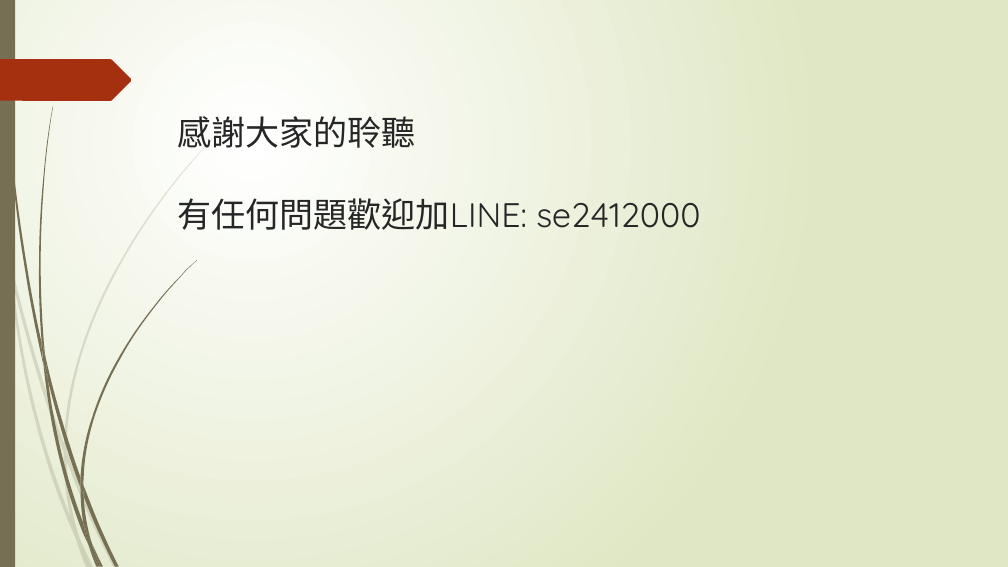
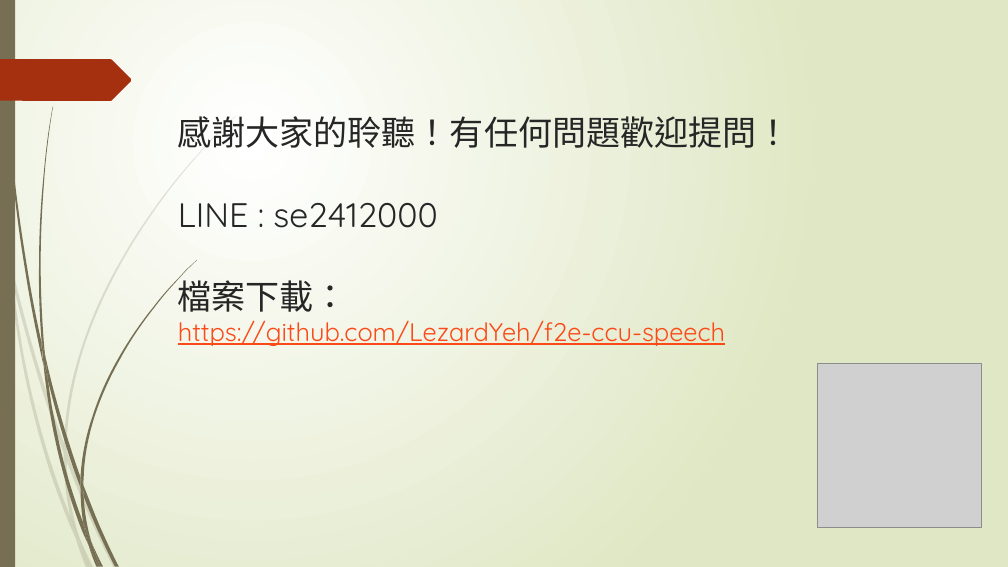
Before and after one commit to LezardYeh/f2e-ccu-speech, a slide deck: slide 41 of f2e.pptx. Drawn at 1008x567 pixels with LibreOffice and Linux fonts; fonts in the diff are those of the drawing; grey boxes stand for pictures. Boxes give left, top, right and bottom in pixels: in the first picture for what was removed or moved away, otherwise in the second. Text is boxed around its words. In the diff, an @@ line names an element or a change of style, - is before the commit and + after.

```diff
--- a/f2e.pptx
+++ b/f2e.pptx
@@ title at [178, 116, 790, 346]: text changed; size 32.4 to 24.3 pt; text colour #262626 to #FB4A18 @@
-感謝大家的聆聽
-有任何問題歡迎加LINE: se2412000
+感謝大家的聆聽！有任何問題歡迎提問！
+LINE : se2412000
+檔案下載：
+https://github.com/LezardYeh/f2e-ccu-speech
@@ picture added at [817, 364, 982, 528] @@
```
Also in this commit, not shown: 2 other slides changed.
